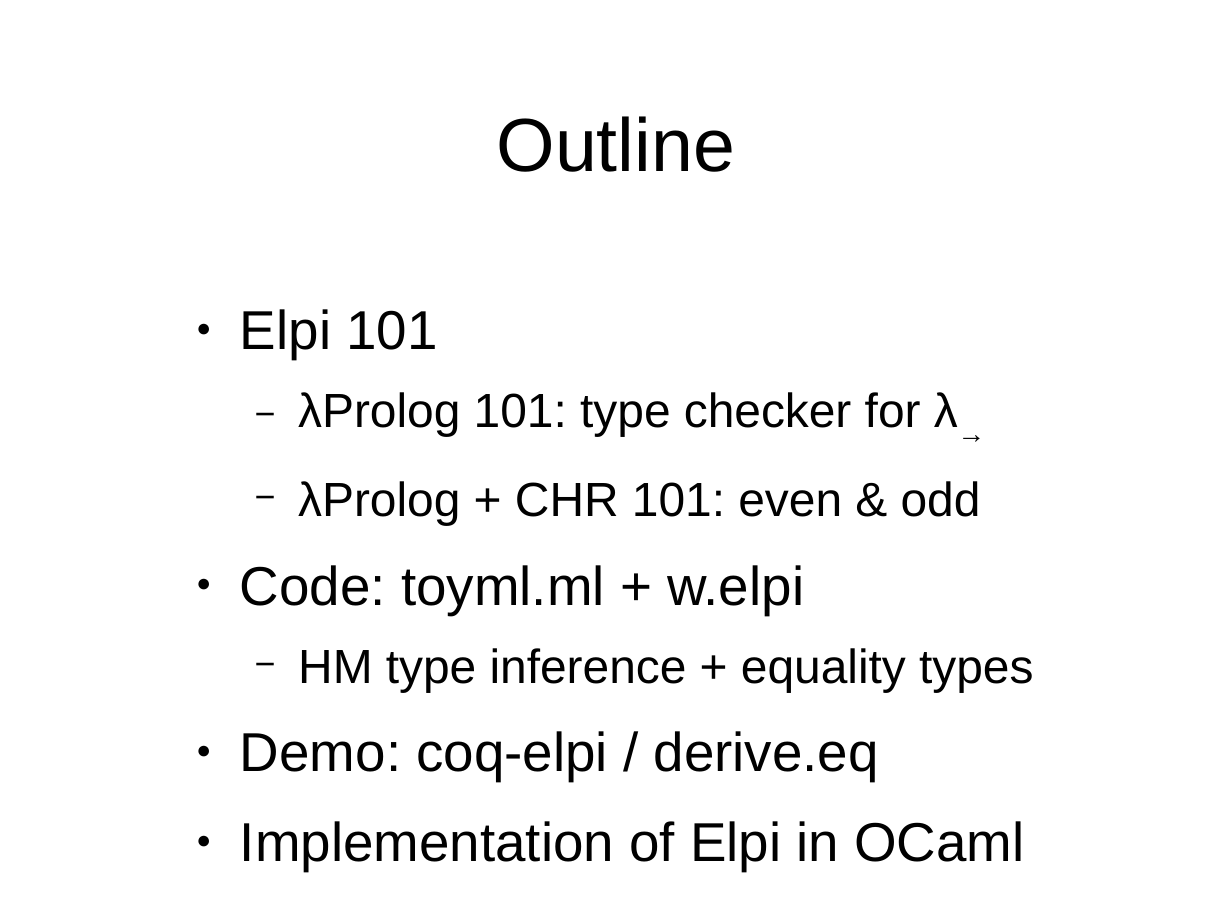
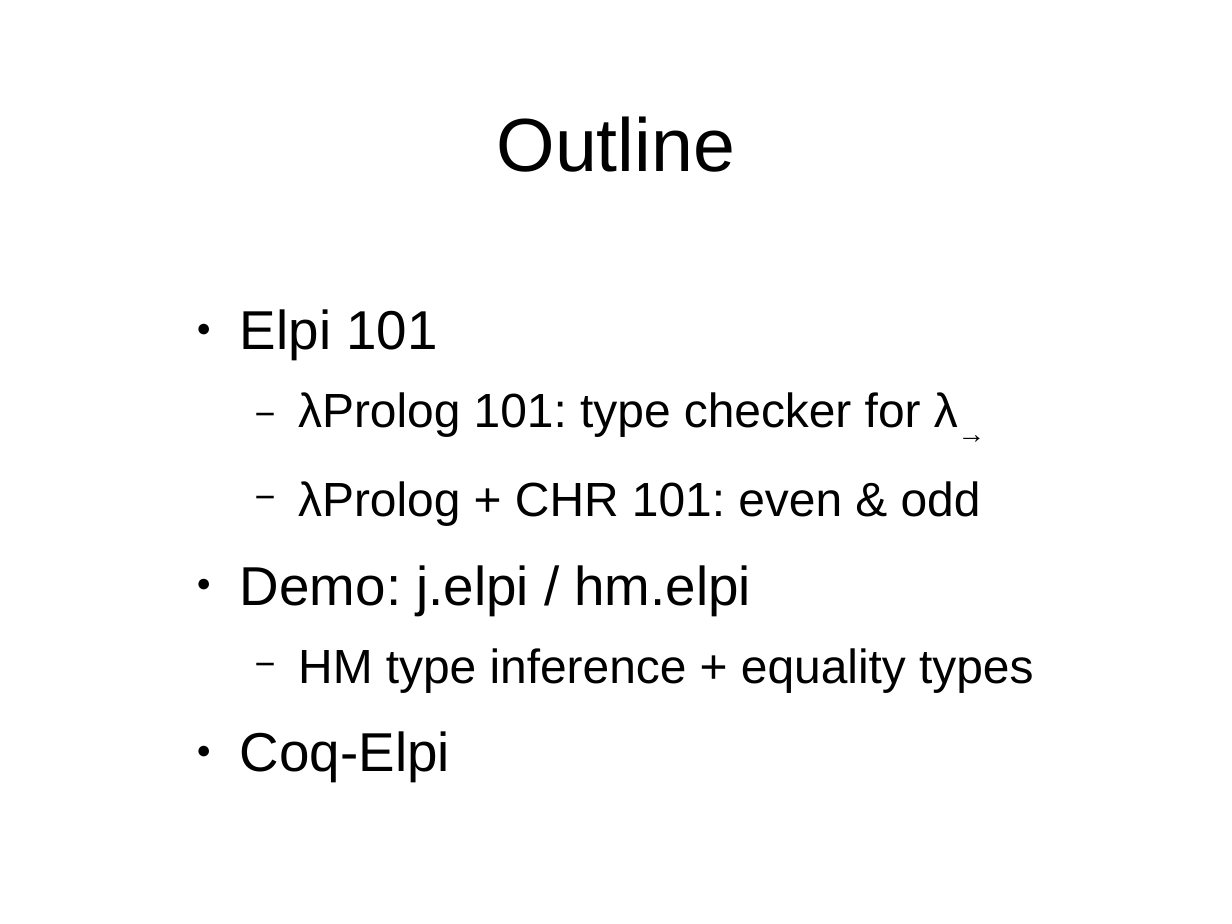
Before and after one commit to gares/demo-nantes-20-12-2023, a slide deck: slide 8 of slides.odp (slide 7 before the commit). Drawn at 1232x924 pixels with LibreOffice and Linux fonts; fonts in the diff are those of the drawing; background and template pictures are left out. Boxes give left, top, right and bottom in pixels: in the first picture for what was removed or moved away, otherwise in the second. Text is boxed around its words. In the diff, an @@ line names an element or a change of style, - is before the commit and + after.

```diff
--- a/slides.odp
+++ b/slides.odp
@@ text at box(240, 565, 750, 615): text changed @@
-● Code: toyml.ml + w.elpi
+● Demo: j.elpi / hm.elpi
@@ text at box(240, 731, 450, 781): text changed @@
-● Demo: coq-elpi / derive.eq
-● Implementation of Elpi in OCaml
+● Coq-Elpi
```
Also in this commit, not shown: 5 other slides changed, 12 slides added, 15 slides removed, 1 other file.
